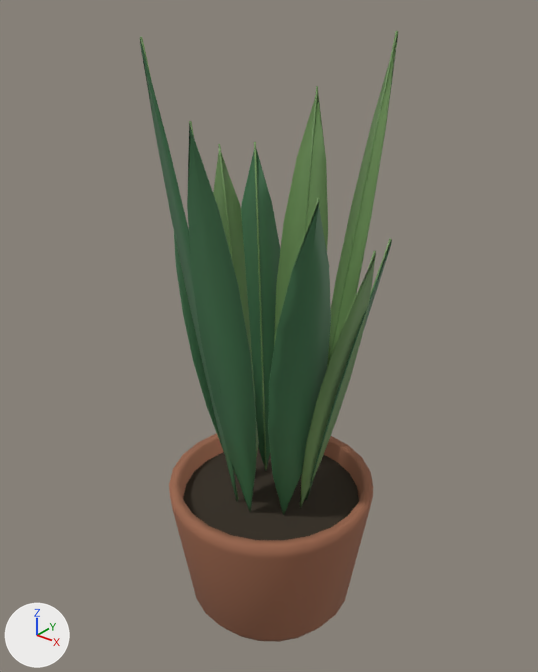
An edit to the glTF model public/models/plant_snake.glb, drawn before and after from the same camera.
Camera for both pictures: a 50 mm camera at (0.524, -0.66, 0.826) aimed at (-0.01, 0.008, 0.413). The axes (+X, +Y, +Z) are drawn at lower left. The lights are the same throughout. The picture after the commit comes second. Where no turn or scale is listed for an object, it has been applied to the vertices. Vertices at exactly the same position are counted once.

In view in the first picture: 'plant_snake / Atelier / fired terracotta', 'plant_snake / Atelier / leaf new growth', 'plant_snake / Atelier / leaf upper surface', 'plant_snake / Atelier / potting soil'.
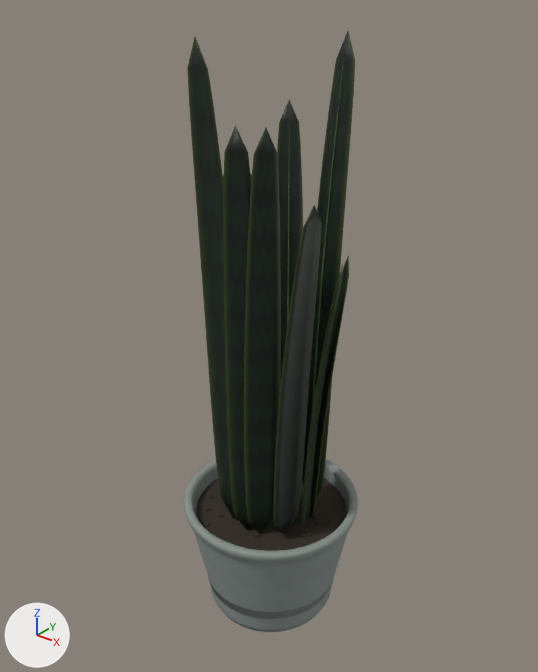
What changed in the scene script:
```text
Add mat_collection___hand_thrown_planter:
    mat_collection___hand_thrown_planter = bpy.data.materials.new('Collection / hand-thrown planter')
    mat_collection___hand_thrown_planter.use_nodes = True; mat_collection___hand_thrown_planter.node_tree.nodes.clear()
    _N = mat_collection___hand_thrown_planter.node_tree.nodes; _L = mat_collection___hand_thrown_planter.node_tree.links
    n0 = _N.new('ShaderNodeBsdfPrincipled'); n0.name = 'Principled BSDF'
    n0.inputs[2].default_value = 0.82  # 'Roughness'
    n1 = _N.new('ShaderNodeOutputMaterial'); n1.name = 'Material Output'
    n2 = _N.new('ShaderNodeVertexColor'); n2.name = 'Color Attribute'
    _L.new(n0.outputs[0], n1.inputs[0])  # 'BSDF' to 'Surface'
    _L.new(n2.outputs[0], n0.inputs[0])  # 'Color' to 'Base Color'
Add mat_collection___living_foliage:
    mat_collection___living_foliage = bpy.data.materials.new('Collection / living foliage')
    # uses the picture img_asset_texture_3a3317b46b9738d64dfffbcb29faf021f9c8be94e1fb430f348c303749232211
    # uses the picture img_asset_texture_944c2d331b16f6dfe3bb4717c484a691d2a4451d098282548d23fbb6bbc60e6e
Change me_hand_thrown_planter_004:
    used by ob_plant_snake___atelier___fired_terracotta; location = (0.0, 0.0, 0.1); scale = (0.14, 0.14, 0.14)
    remove me_hand_thrown_planter_004.from_pydata(...)  # 146 vertices, 288 faces; spans x -1.0..1.0, y -1.0..1.0, z -0.71..0.71
    remove me_hand_thrown_planter_004.materials.append(mat_atelier___fired_terracotta)
    add me_hand_thrown_planter_004.from_pydata(...)  # 1058 vertices, 2112 faces; spans x -1.0..1.0, y -1.0..1.0, z -0.71..0.71
    me_hand_thrown_planter_004 part 1: 145 vertices removed from x -1.0..1.0, y -1.0..1.0, z -0.71..0.71; 1057 vertices added at x -1.0..1.0, y -1.0..1.0, z -0.71..0.71
    add me_hand_thrown_planter_004.materials.append(mat_collection___hand_thrown_planter)
Change ob_plant_snake___atelier___fired_terracotta:
    ob_plant_snake___atelier___fired_terracotta.location: (0.0, 0.0, 0.1) -> (0.0, 0.0, 0.086)
    ob_plant_snake___atelier___fired_terracotta.scale: (0.14, 0.14, 0.14) -> (0.121, 0.121, 0.121)
Remove ob_plant_snake___atelier___potting_soil:
    ob_plant_snake___atelier___potting_soil = bpy.data.objects.new('plant_snake / Atelier / potting soil', me_dark_soil_004)
Remove ob_plant_snake___atelier___leaf_new_growth:
    ob_plant_snake___atelier___leaf_new_growth = bpy.data.objects.new('plant_snake / Atelier / leaf new growth', me_upright_sword_leaf)
Remove ob_plant_snake___atelier___leaf_upper_surface:
    ob_plant_snake___atelier___leaf_upper_surface = bpy.data.objects.new('plant_snake / Atelier / leaf upper surface', me_upright_sword_leaf_001)
Add ob_plant_snake___collection___plant_stems_and_midribs:
    ob_plant_snake___collection___plant_stems_and_midribs = bpy.data.objects.new('plant_snake / Collection / plant stems and midribs', me_attached_leaf_midrib)  # 330 vertices, 616 faces; spans x -0.085..0.085, y -0.081..0.081, z -0.296..0.296; in mat_collection___plant_stems_and_midribs (dark green #486a36)
    ob_plant_snake___collection___plant_stems_and_midribs.location = (0.001, -0.003, 0.444)
Add ob_plant_snake___collection___living_foliage:
    ob_plant_snake___collection___living_foliage = bpy.data.objects.new('plant_snake / Collection / living foliage', me_variegated_upright_sansevieria_blade)  # 2213 vertices, 4382 faces; spans x -0.093..0.093, y -0.091..0.091, z -0.312..0.312
    ob_plant_snake___collection___living_foliage.location = (0.001, -0.002, 0.459)
Add ob_plant_snake___collection___potting_soil_and_bark:
    ob_plant_snake___collection___potting_soil_and_bark = bpy.data.objects.new('plant_snake / Collection / potting soil and bark', me_dark_recessed_potting_soil)  # 369 vertices, 592 faces; spans x -0.105..0.105, y -0.105..0.105, z -0.004..0.004; in mat_collection___potting_soil_and_bark (brown #332b22)
    ob_plant_snake___collection___potting_soil_and_bark.location = (0.0, 0.0, 0.15)
```

Changed parts and their boxes [x1, y1, x2, y2] in the pictures (538 x 672 px):
'plant_snake / Collection / living foliage', added
    after: [187, 30, 355, 534]
'plant_snake / Atelier / leaf upper surface', deleted (green)
    before: [140, 40, 392, 515]
'plant_snake / Atelier / fired terracotta', reshaped, moved, rescaled (15% narrower, 17% shorter)
    before: [169, 433, 373, 642]
    after: [184, 459, 358, 632]
'plant_snake / Atelier / leaf new growth', deleted
    before: [140, 31, 398, 507]
'plant_snake / Atelier / potting soil', deleted
    before: [183, 448, 359, 540]
'plant_snake / Collection / potting soil and bark', added
    after: [196, 478, 346, 551]
'plant_snake / Collection / plant stems and midribs', added
    after: [287, 60, 344, 525]
